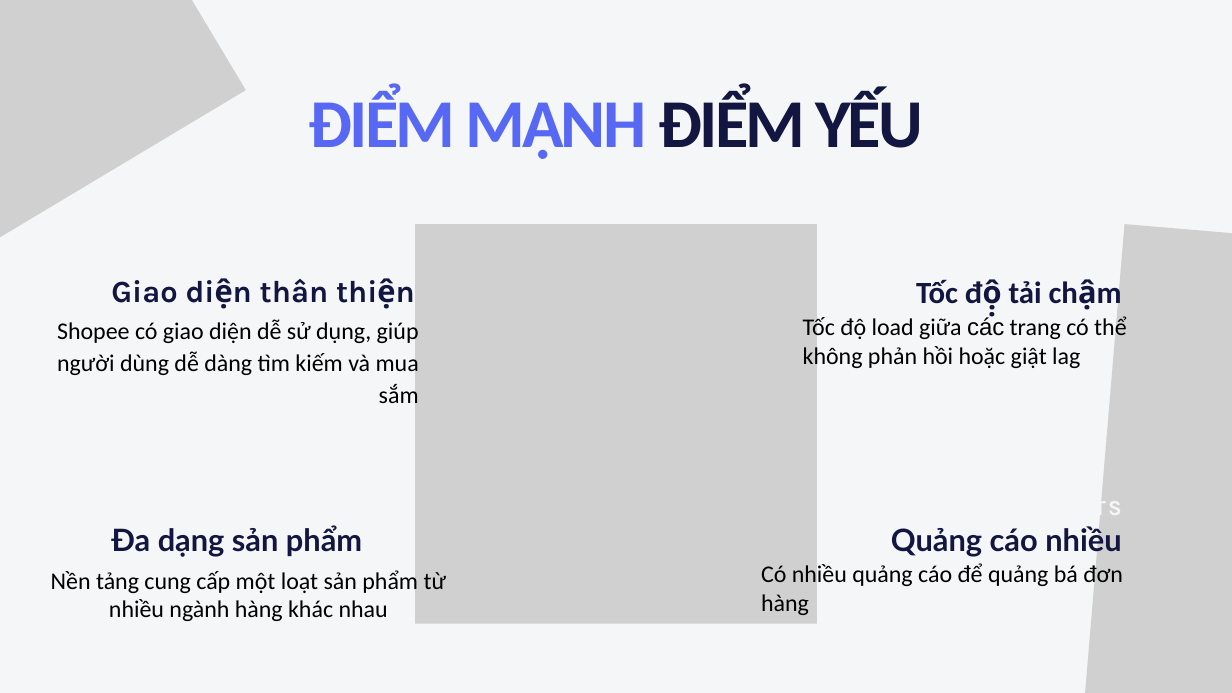
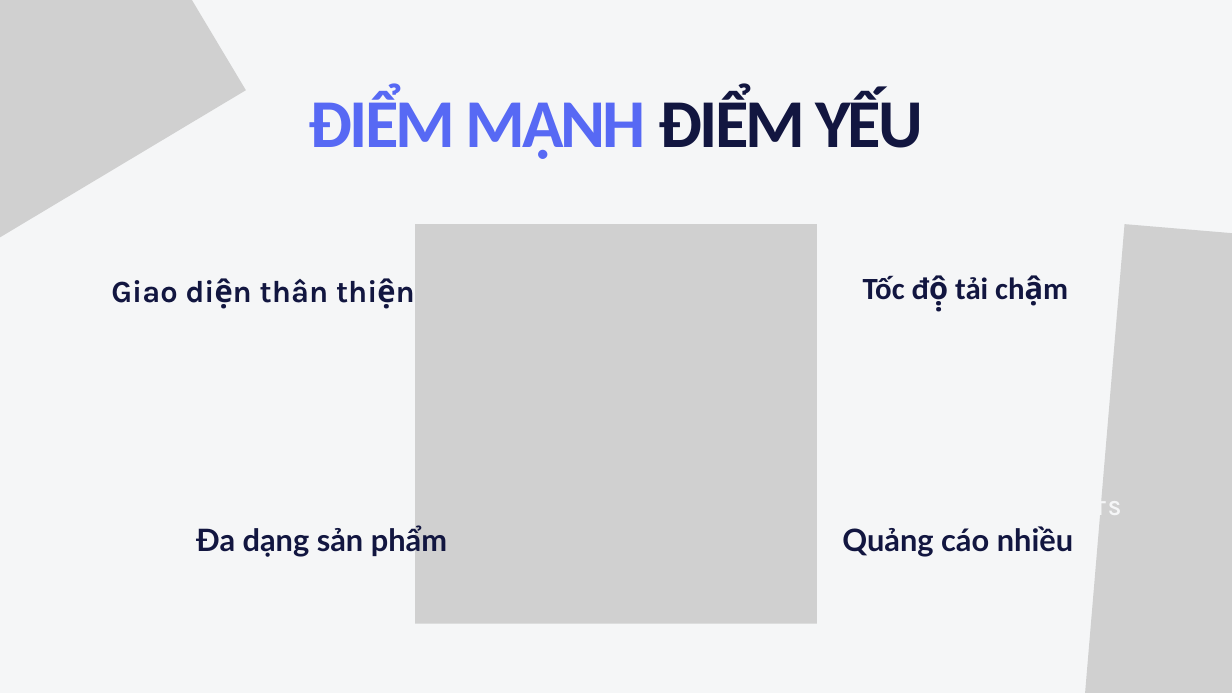
Before and after one commit to inktell/python-app, a slide deck: slide 7 of PP/Bản sao của Minimal Illustrative Digital Marketing Proposal Presentation.pptx. Drawn at 1232x693 pixels with LibreOffice and Linux fonts; fonts in the diff are those of the drawing; grey boxes stand for pictures. Boxes give left, top, right and bottom in pixels: in the first picture for what was removed or moved away, otherwise in the second. Text is boxed around its words. In the diff, an @@ line names an element or a change of style, - is before the commit and + after.

```diff
--- a/PP/Bản sao của Minimal Illustrative Digital Marketing Proposal Presentation.pptx
+++ b/PP/Bản sao của Minimal Illustrative Digital Marketing Proposal Presentation.pptx
@@ text "Tốc độ̣ tải chậm": place and size @@
-text "Tốc độ̣ tải chậm" at (916, 279, 1042, 304)
+text "Tốc độ̣ tải chậm" at (863, 275, 988, 300)
@@ text removed at (57, 319, 419, 403) @@
-Shopee có giao diện dễ sử dụng, giúp người dùng dễ dàng tìm kiếm và mua sắm
-TH
@@ text removed at (803, 316, 1126, 368) @@
-Tốc độ load giữa các trang có thể không phản hồi hoặc giật lag
@@ text "Đa dạng sản phẩm": place and size @@
-text "Đa dạng sản phẩm" at (111, 525, 362, 557)
+text "Đa dạng sản phẩm" at (196, 525, 447, 557)
@@ text "Quảng cáo nhiều": place and size @@
-text "Quảng cáo nhiều" at (891, 526, 1121, 557)
+text "Quảng cáo nhiều" at (842, 526, 1073, 557)
@@ text removed at (761, 563, 1123, 615) @@
-Có nhiều quảng cáo để quảng bá đơn hàng
@@ text removed at (51, 570, 446, 621) @@
-Nền tảng cung cấp một loạt sản phẩm từ nhiều ngành hàng khác nhau
```
Also in this commit, not shown: 5 other slides changed, 1 other file.
